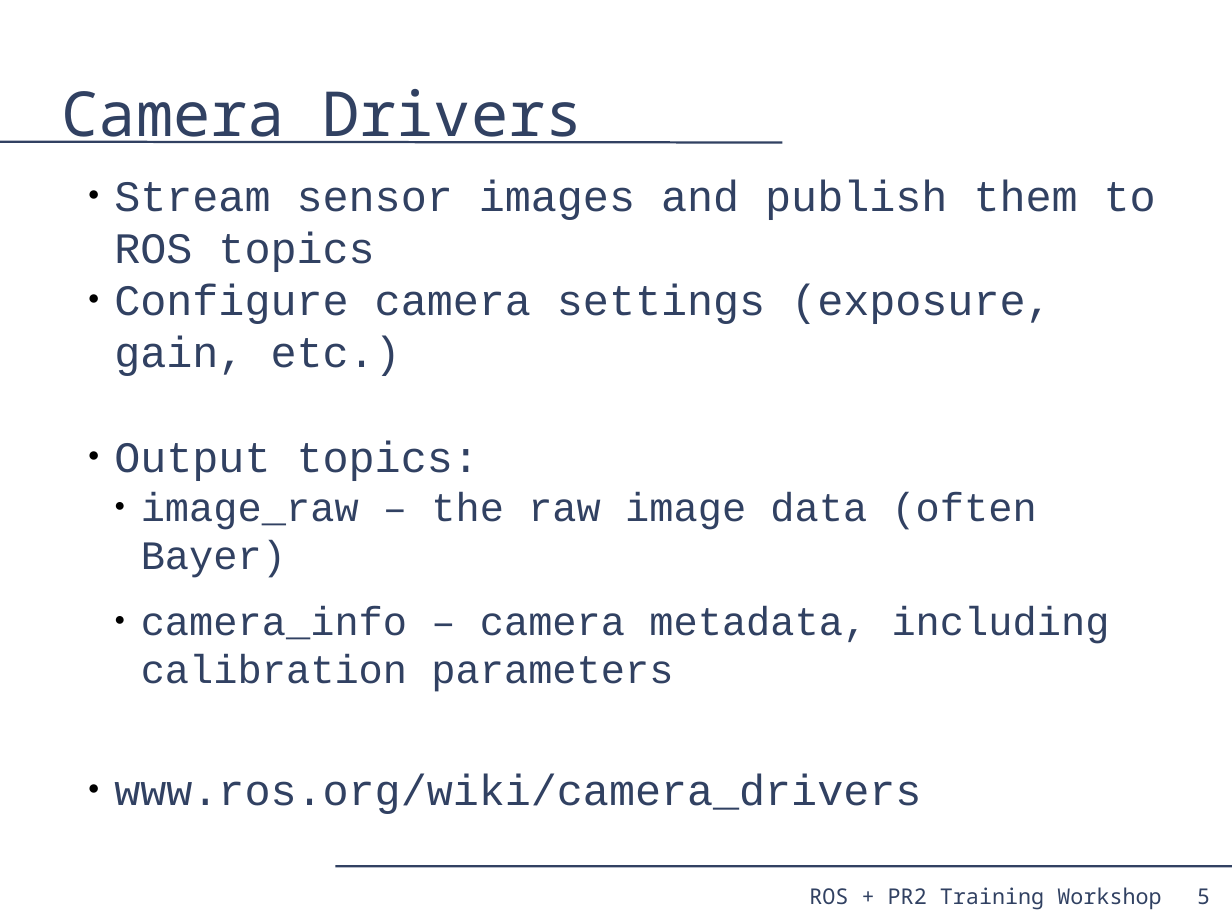
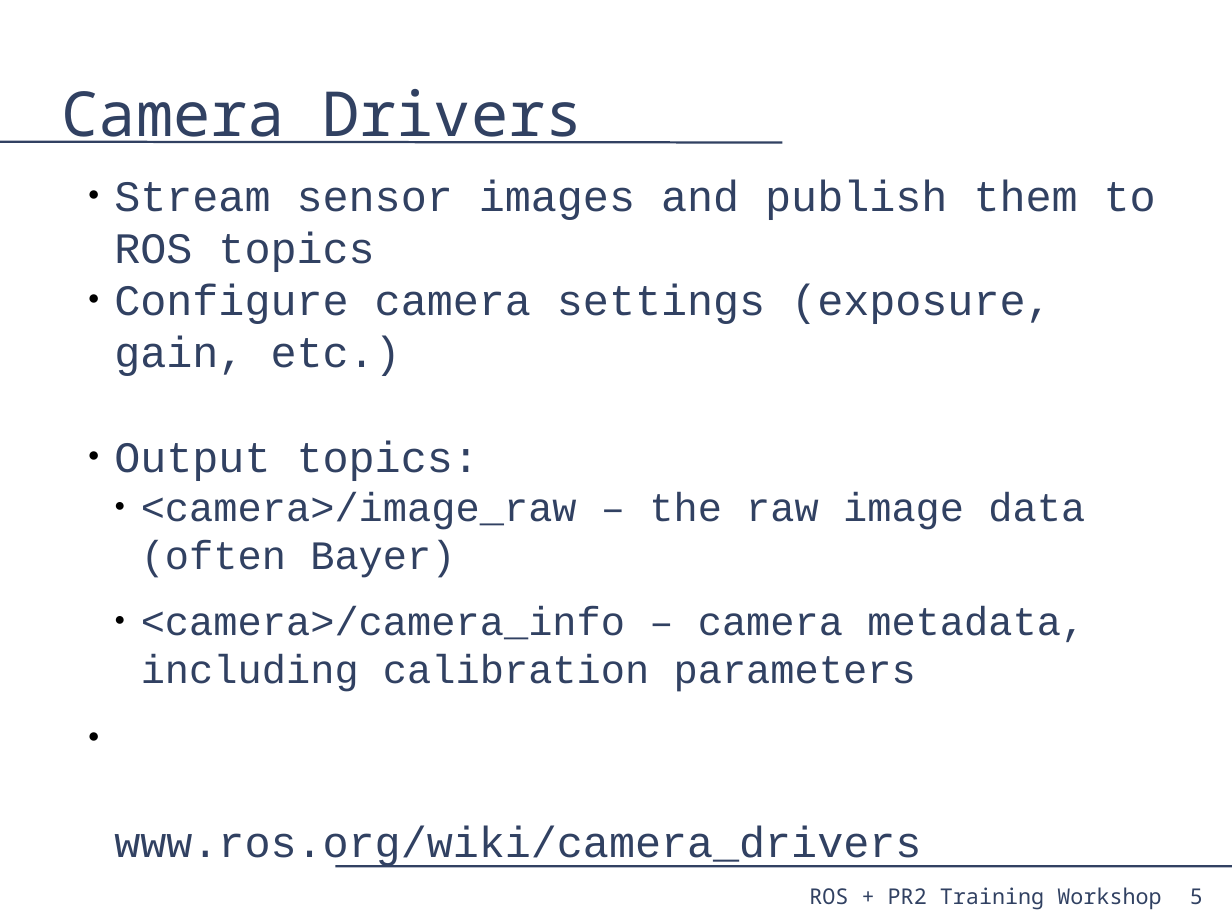
Before and after one commit to PR2/pr2_docs, a slide deck: slide 5 of pr2_training_workshop/processing_camera_data/slides.odp. Drawn at 1232x924 pixels with LibreOffice and Linux fonts; fonts in the diff are those of the drawing. Boxes give left, top, right and bottom in pixels: in the first picture for what was removed or moved away, otherwise in the second. Text is boxed around its words. In the diff, an @@ line names an element or a change of style, - is before the commit and + after.

Commit message:
processing_camera_data: Formatting tweaks. Put remaining reference links at bottom of slides. Switched to new forearm topic names in examples.

```diff
--- a/pr2_training_workshop/processing_camera_data/slides.odp
+++ b/pr2_training_workshop/processing_camera_data/slides.odp
@@ text at bbox=[141, 492, 1085, 692]: text changed @@
-  ● image_raw – the raw image data (often Bayer)
-  ● camera_info – camera metadata, including calibration parameters
+  ● <camera>/image_raw – the raw image data (often Bayer)
+  ● <camera>/camera_info – camera metadata, including calibration parameters
@@ page number: place and size @@
-page number at bbox=[1197, 888, 1210, 905]
+page number at bbox=[1190, 888, 1203, 905]
```
Also in this commit, not shown: 21 other slides changed.
